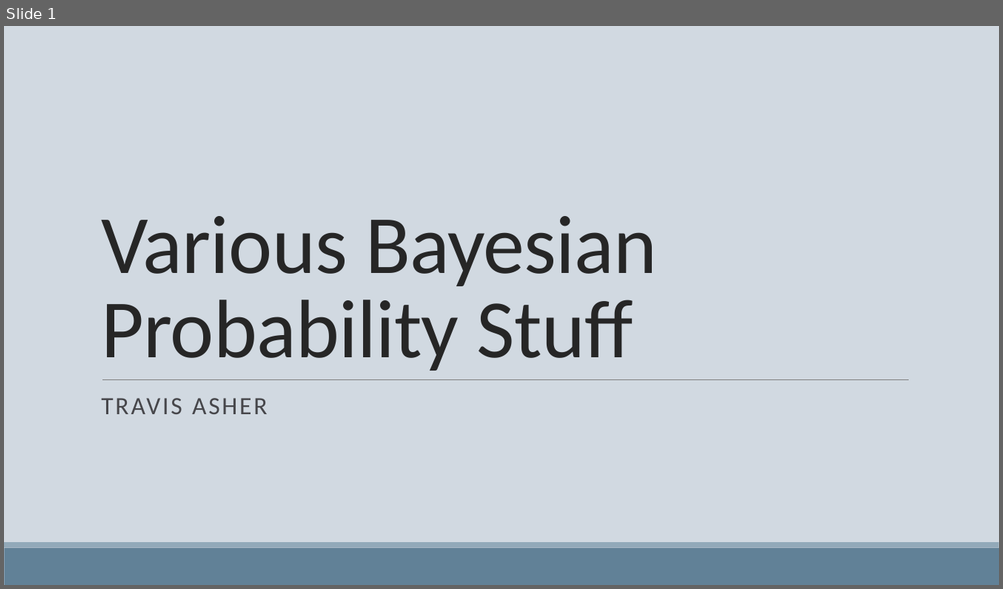
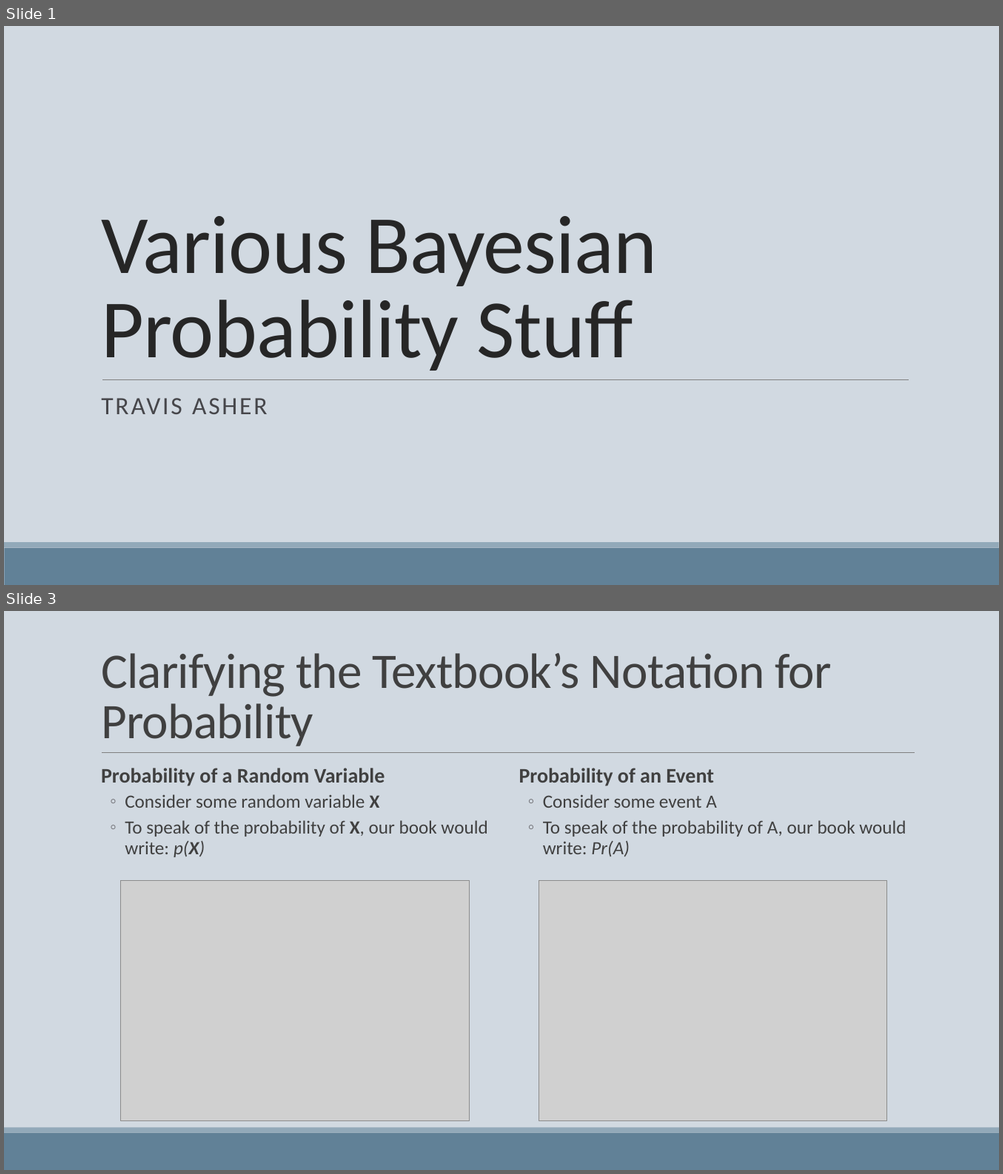
Before and after one commit to trmasher/Powerpoint_Informationals, a slide deck: Various Bayesian Probability Stuff.pptx. Shown one above the other, each under a label of ours: slide 1 before the commit, slides 1 and 3 after it; the slides between them are not shown. The pictures are 1003x589 and 1003x1174 pixels, drawn with LibreOffice and Linux fonts; fonts in the diff are those of the drawing; grey boxes stand for pictures. Boxes give left, top, right and bottom in pixels: in the first picture for what was removed or moved away, otherwise in the second. Text is boxed around its words. In the diff, an @@ line names an element or a change of style, - is before the commit and + after.

Commit message:
Added Sections
Added two sections, both explaining the book's notation for probabilities of random variables versus for events.

```diff
--- a/Various Bayesian Probability Stuff.pptx
+++ b/Various Bayesian Probability Stuff.pptx
@@ slide 3 added at (x1=4, y1=611, x2=999, y2=1170), background #D1D9E1; not listed: 2 template elements that a slide beside it also shows @@
@@ title added at (x1=101, y1=653, x2=831, y2=746), 48 pt, text #404040 @@
+Clarifying the Textbook’s Notation for Probability
@@ line added from (102, 753) to (915, 753), #808080 0.5 pt @@
@@ text added at (x1=101, y1=768, x2=487, y2=857), 18 pt, text #404040 @@
+  Probability of a Random Variable
+  ◦ Consider some random variable X
+  ◦ To speak of the probability of X, our book would write: p(X)
@@ text added at (x1=519, y1=768, x2=905, y2=857), 18 pt, text #404040 @@
+  Probability of an Event
+  ◦ Consider some event A
+  ◦ To speak of the probability of A, our book would write: Pr(A)
@@ picture added at (x1=121, y1=880, x2=469, y2=1122) @@
@@ picture added at (x1=539, y1=880, x2=887, y2=1122) @@
```
Also in this commit, not shown: 1 slide changed, 1 other slide added.
